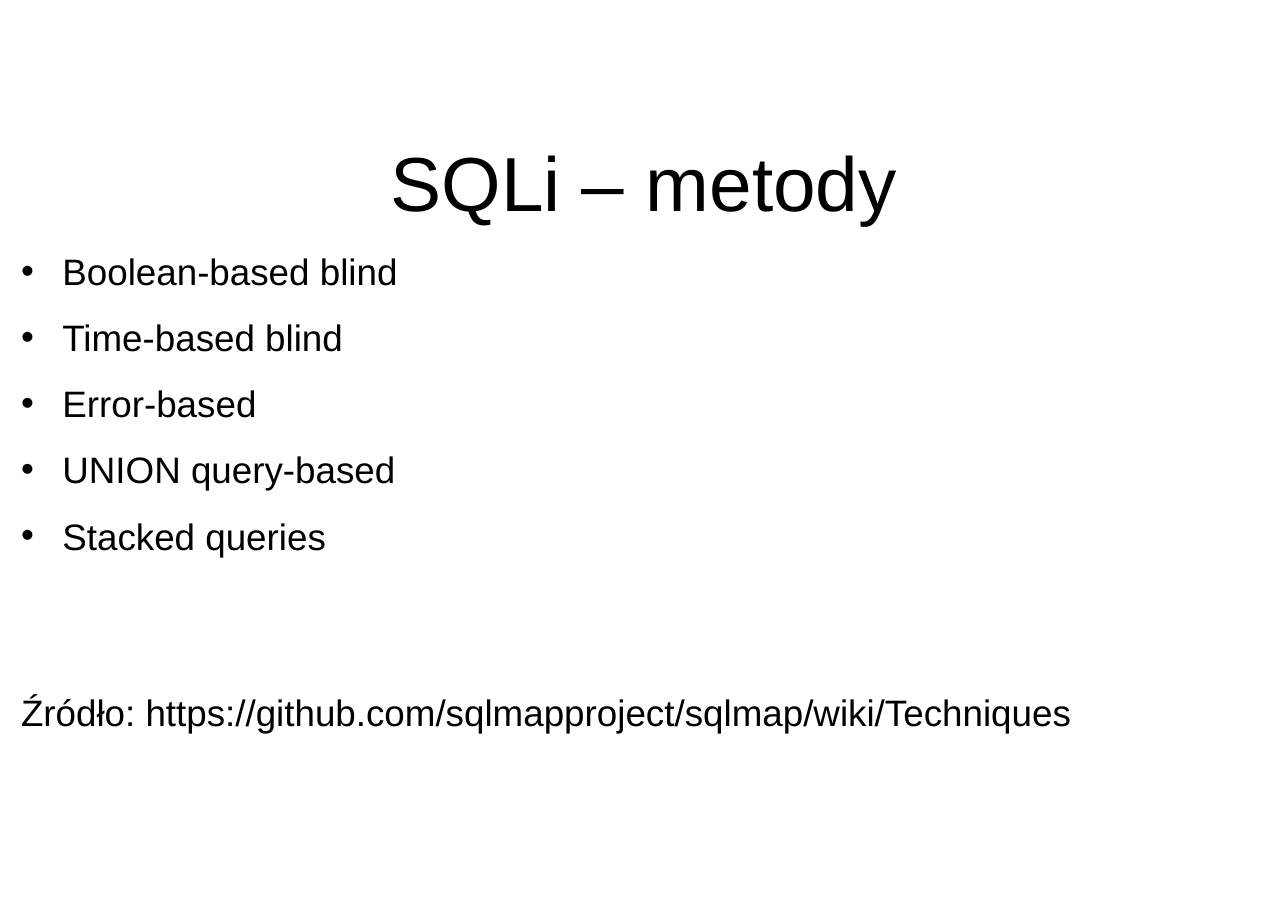
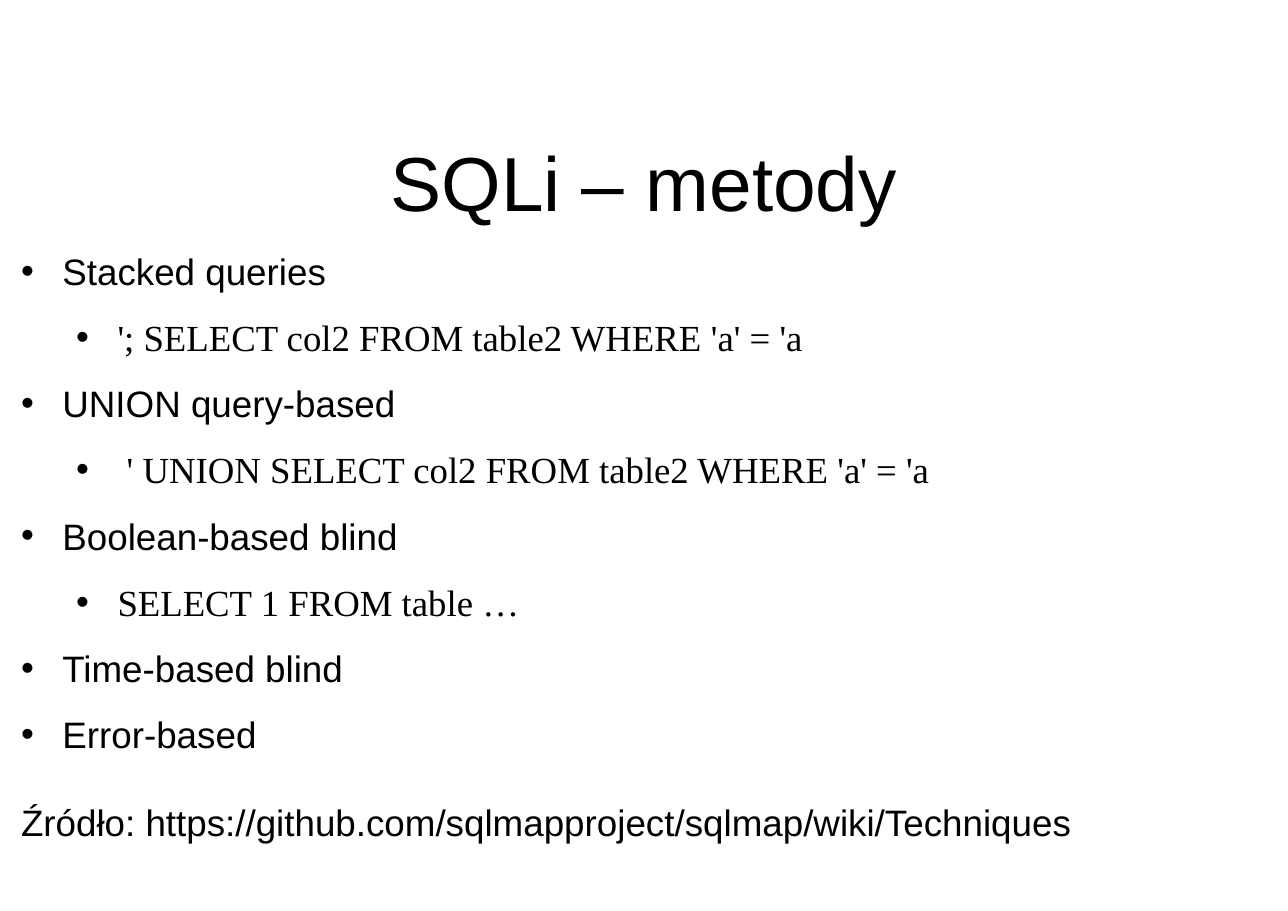
Before and after one commit to disconnect3d/websec_presentation, a slide deck: slide 3 of websec.ppt. Drawn at 1288x911 pixels with LibreOffice and Linux fonts; fonts in the diff are those of the drawing; background and template pictures are left out. Boxes give left, top, right and bottom in pixels: in the first picture for what was removed or moved away, otherwise in the second. Text is boxed around its words. In the diff, an @@ line names an element or a change of style, - is before the commit and + after.

```diff
--- a/websec.ppt
+++ b/websec.ppt
@@ text at (x1=62, y1=258, x2=929, y2=484): paragraphs added @@
+• Stacked queries
+  • '; SELECT col2 FROM table2 WHERE 'a' = 'a
+• UNION query-based
+  • ' UNION SELECT col2 FROM table2 WHERE 'a' = 'a
@@ text at (x1=62, y1=456, x2=395, y2=557): paragraphs removed @@
-• UNION query-based
-• Stacked queries
@@ text at (x1=118, y1=590, x2=473, y2=617): paragraph added @@
+  • SELECT 1 FROM table …
```
Also in this commit, not shown: 5 other slides changed, 2 slides removed, 9 other files.
